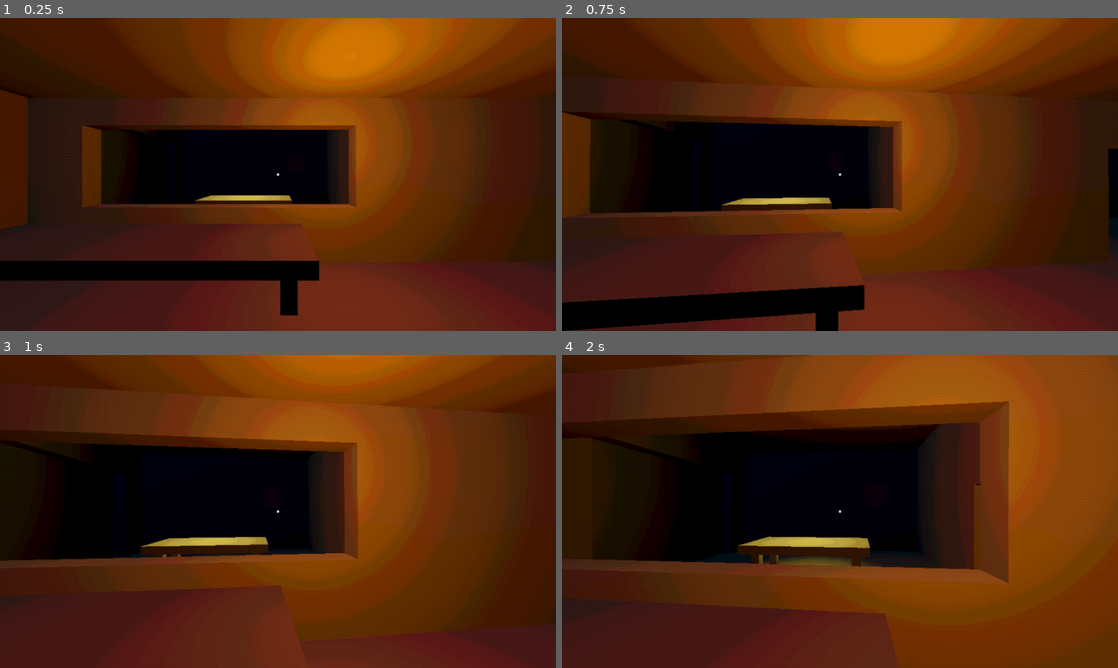
Above: before the commit, frames 1-4 (two rows, left to right).
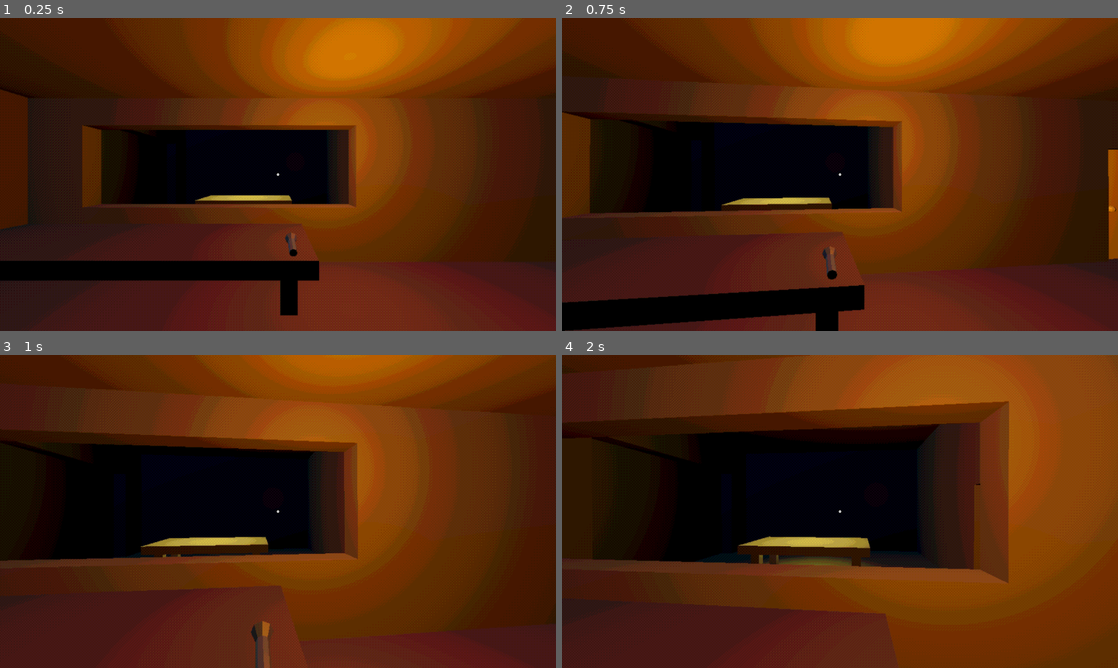
Above: after the commit, the same moments.

Repository: Tzeryushi/The-Filter
Game: Godot game, scene res://scenes/main.tscn
Same seed, same stepped clock (60 frames per second), same inputs: the game is played once before the commit and once after it.
Inputs (mouse positions are in pixels of both pictures, inside the frame that each line leads up to):
- Up to frame 1 (0.25 s): no input
- Up to frame 2 (0.75 s): tap Enter at 0.5 s; move the mouse to (867, 174) at 0.52 s; hold W (move_forward) from 0.53 s (still down); hold G (drop) from 0.53 s (still down)
- Up to frame 3 (1 s): keep holding W (move_forward); keep holding G (drop); tap E (interact) at 0.8 s
- Up to frame 4 (2 s): keep holding W (move_forward); move the mouse to (812, 511) at 1.27 s; release G (drop) at 1.28 s; tap E (interact) at 1.35 s; click (812, 511) at 1.55 s

The runs differ from the first frame. In frame 1, less than 0.1% of the frame differs, in the area x 51-54%, y 68-77%; in frame 2, 0.7%, in the area x 46-100%, y 42-84%; in frame 3, 0.2%; in frame 4, nothing differs.

Commit message:
Working doors, flashlight

Diff:
--- /dev/null
+++ b/assets/interactables/doors/normal_door.gd
@@ -0,0 +1,19 @@
+extends Node3D
+
+
+@export_range(-PI, PI) var rotation_amount : float
+@export var hinge: Node3D
+
+var is_open: bool = false
+var rotation_tween: Tween
+var closed_rotation := Vector3(0,0,0)
+
+@onready var open_rotation := Vector3(0,rotation_amount,0)
+
+
+func _on_interaction_volume_interacted(_interacting_node):
+	var new_rotation: Vector3 = closed_rotation if is_open else open_rotation
+	var time: float = 0.2 if is_open else 1.0
+	rotation_tween = create_tween()
+	rotation_tween.tween_property(hinge, "rotation", new_rotation, time).set_ease(Tween.EASE_OUT).set_trans(Tween.TRANS_QUAD)
+	is_open = !is_open
--- /dev/null
+++ b/assets/interactables/doors/normal_door.tscn
@@ -0,0 +1,38 @@
+[gd_scene load_steps=6 format=3 uid="uid://dmkdd0duqokw8"]
+
+[ext_resource type="Script" path="res://assets/interactables/doors/normal_door.gd" id="1_4pgd3"]
+[ext_resource type="PackedScene" uid="uid://dihcw75ck3svq" path="res://assets/interactables/doors/normal_door.glb" id="2_5b1bb"]
+[ext_resource type="PackedScene" uid="uid://bssfmatokdd48" path="res://assets/interactables/interaction_volume.tscn" id="3_ek57x"]
+
+[sub_resource type="BoxShape3D" id="BoxShape3D_2gpee"]
+size = Vector3(1, 2.1, 0.2)
+
+[sub_resource type="BoxShape3D" id="BoxShape3D_svbtu"]
+size = Vector3(0.245911, 0.300034, 0.525146)
+
+[node name="NormalDoor" type="Node3D" node_paths=PackedStringArray("hinge")]
+script = ExtResource("1_4pgd3")
+rotation_amount = -1.74359
+hinge = NodePath("Hinge")
+
+[node name="Hinge" type="Node3D" parent="."]
+
+[node name="normal_door" parent="Hinge" instance=ExtResource("2_5b1bb")]
+
+[node name="StaticBody3D" type="StaticBody3D" parent="Hinge/normal_door"]
+collision_mask = 0
+
+[node name="CollisionShape3D" type="CollisionShape3D" parent="Hinge/normal_door/StaticBody3D"]
+transform = Transform3D(1, 0, 0, 0, 1, 0, 0, 0, 1, 0.5, 1.05, -2.98023e-08)
+shape = SubResource("BoxShape3D_2gpee")
+
+[node name="InteractionVolume" parent="Hinge" instance=ExtResource("3_ek57x")]
+interaction_text = "Open Door"
+
+[node name="CollisionShape3D" type="CollisionShape3D" parent="Hinge/InteractionVolume"]
+transform = Transform3D(1, 0, 0, 0, 1, 0, 0, 0, 1, 0.855438, 0.961983, 0)
+shape = SubResource("BoxShape3D_svbtu")
+
+[connection signal="interacted" from="Hinge/InteractionVolume" to="." method="_on_interaction_volume_interacted"]
+
+[editable path="Hinge/normal_door"]
--- a/assets/interactables/items/base_item.gd
+++ b/assets/interactables/items/base_item.gd
@@ -1,3 +1,4 @@
+class_name BaseItem
 extends Node3D
 ## Sends an item reference to a player script that interacts with it
 
--- /dev/null
+++ b/assets/interactables/items/flashlight/flashlight.gd
@@ -0,0 +1 @@
+extends BaseItem
--- /dev/null
+++ b/assets/interactables/items/flashlight/flashlight.tscn
@@ -0,0 +1,34 @@
+[gd_scene load_steps=5 format=3 uid="uid://b61q3hx5rb66g"]
+
+[ext_resource type="Script" path="res://assets/interactables/items/flashlight/flashlight.gd" id="1_8lcmn"]
+[ext_resource type="PackedScene" uid="uid://mumrmn8r2oix" path="res://assets/interactables/items/flashlight/flashlight.glb" id="1_xdeg8"]
+[ext_resource type="PackedScene" uid="uid://bssfmatokdd48" path="res://assets/interactables/interaction_volume.tscn" id="3_kacyt"]
+
+[sub_resource type="CapsuleShape3D" id="CapsuleShape3D_kgmrx"]
+radius = 0.150694
+height = 0.608698
+
+[node name="Flashlight" type="Node3D"]
+script = ExtResource("1_8lcmn")
+item_name = "flashlight"
+
+[node name="flashlight" parent="." instance=ExtResource("1_xdeg8")]
+transform = Transform3D(1, 0, 0, 0, 0.0892767, 0.996007, 0, -0.996007, 0.0892767, 0, 0.039987, 0.199468)
+
+[node name="SpotLight3D" type="SpotLight3D" parent="."]
+transform = Transform3D(1, 0, 0, 0, 0.996007, -0.0892767, 0, 0.0892767, 0.996007, 0, 0.0578423, 0.000266209)
+visible = false
+light_color = Color(1, 1, 0.529412, 1)
+light_energy = 4.546
+spot_range = 13.9502
+spot_angle = 17.1704
+
+[node name="InteractionVolume" parent="." instance=ExtResource("3_kacyt")]
+transform = Transform3D(1, 0, 0, 0, 0.996007, -0.0892767, 0, 0.0892767, 0.996007, 0, 0.0578423, 0.000266209)
+interaction_text = "Pick Up Flashlight"
+
+[node name="CollisionShape3D" type="CollisionShape3D" parent="InteractionVolume"]
+transform = Transform3D(1, 0, 0, 0, -4.37114e-08, 1, 0, -1, -4.37114e-08, 0, 0, 0)
+shape = SubResource("CapsuleShape3D_kgmrx")
+
+[connection signal="interacted" from="InteractionVolume" to="." method="_on_interaction_volume_interacted"]
--- a/entities/player/item_manager.gd
+++ b/entities/player/item_manager.gd
@@ -107,9 +107,11 @@
 	if !current_item:
 		return
 	var new_item = current_item.item_resource.item_scene.instantiate()
-	SceneManager.get_top_scene().add_child(new_item)
+
 	new_item.global_position = get_tree().get_first_node_in_group("player").global_position
 	deactivate_item()
+	await anim_player.animation_finished
+	SceneManager.get_top_scene().add_child(new_item)
 	inventory_array.erase(current_item)
 	if !inventory_array.is_empty():
 		current_item = inventory_array.front()
--- a/entities/player/player.tscn
+++ b/entities/player/player.tscn
@@ -13,6 +13,9 @@
 [ext_resource type="Resource" uid="uid://bo76kl8cferhw" path="res://entities/player/player_items/base_item.tres" id="11_f018m"]
 [ext_resource type="PackedScene" uid="uid://etrttby6jwk8" path="res://entities/player/player_resources/player_base_item.glb" id="11_i7f0j"]
 [ext_resource type="Script" path="res://entities/player/player_items/base_player_item.gd" id="12_q322k"]
+[ext_resource type="Script" path="res://entities/player/player_items/flashlight.gd" id="14_wjskm"]
+[ext_resource type="PackedScene" uid="uid://mumrmn8r2oix" path="res://assets/interactables/items/flashlight/flashlight.glb" id="15_ibvv7"]
+[ext_resource type="Resource" uid="uid://cdvtj58x6ma0v" path="res://entities/player/player_items/flashlight.tres" id="15_wh55d"]
 
 [sub_resource type="CapsuleShape3D" id="CapsuleShape3D_iu8e2"]
 radius = 0.207336
@@ -56,6 +59,42 @@
 "update": 0,
 "values": [Vector3(1.32502, 0, 0)]
 }
+tracks/3/type = "value"
+tracks/3/imported = false
+tracks/3/enabled = true
+tracks/3/path = NodePath("Flashlight:position")
+tracks/3/interp = 1
+tracks/3/loop_wrap = true
+tracks/3/keys = {
+"times": PackedFloat32Array(0),
+"transitions": PackedFloat32Array(1),
+"update": 0,
+"values": [Vector3(0, 1.37255, 0)]
+}
+tracks/4/type = "value"
+tracks/4/imported = false
+tracks/4/enabled = true
+tracks/4/path = NodePath("Flashlight:rotation")
+tracks/4/interp = 1
+tracks/4/loop_wrap = true
+tracks/4/keys = {
+"times": PackedFloat32Array(0),
+"transitions": PackedFloat32Array(1),
+"update": 0,
+"values": [Vector3(-1.45552, 0, 0)]
+}
+tracks/5/type = "value"
+tracks/5/imported = false
+tracks/5/enabled = true
+tracks/5/path = NodePath("Flashlight:visible")
+tracks/5/interp = 1
+tracks/5/loop_wrap = true
+tracks/5/keys = {
+"times": PackedFloat32Array(0),
+"transitions": PackedFloat32Array(1),
+"update": 1,
+"values": [false]
+}
 
 [sub_resource type="Animation" id="Animation_evmqe"]
 resource_name = "base_item activate"
@@ -132,6 +171,87 @@
 tracks/2/loop_wrap = true
 tracks/2/keys = {
 "times": PackedFloat32Array(0, 0.1),
+"transitions": PackedFloat32Array(1, 1),
+"update": 1,
+"values": [true, false]
+}
+
+[sub_resource type="Animation" id="Animation_nqju2"]
+resource_name = "flashlight_activate"
+length = 0.4
+step = 0.05
+tracks/0/type = "value"
+tracks/0/imported = false
+tracks/0/enabled = true
+tracks/0/path = NodePath("Flashlight:position")
+tracks/0/interp = 1
+tracks/0/loop_wrap = true
+tracks/0/keys = {
+"times": PackedFloat32Array(0, 0.4),
+"transitions": PackedFloat32Array(0.277393, 1),
+"update": 0,
+"values": [Vector3(0, 1.37255, 0), Vector3(0.178292, 1.37255, -0.120309)]
+}
+tracks/1/type = "value"
+tracks/1/imported = false
+tracks/1/enabled = true
+tracks/1/path = NodePath("Flashlight:rotation")
+tracks/1/interp = 1
+tracks/1/loop_wrap = true
+tracks/1/keys = {
+"times": PackedFloat32Array(0, 0.4),
+"transitions": PackedFloat32Array(0.277393, 1),
+"update": 0,
+"values": [Vector3(-1.45552, 0, 0), Vector3(0, 0, 0)]
+}
+tracks/2/type = "value"
+tracks/2/imported = false
+tracks/2/enabled = true
+tracks/2/path = NodePath("Flashlight:visible")
+tracks/2/interp = 1
+tracks/2/loop_wrap = true
+tracks/2/keys = {
+"times": PackedFloat32Array(0, 0.05),
+"transitions": PackedFloat32Array(1, 1),
+"update": 1,
+"values": [false, true]
+}
+
+[sub_resource type="Animation" id="Animation_q75sy"]
+resource_name = "flashlight_deactivate"
+length = 0.3
+tracks/0/type = "value"
+tracks/0/imported = false
+tracks/0/enabled = true
+tracks/0/path = NodePath("Flashlight:position")
+tracks/0/interp = 1
+tracks/0/loop_wrap = true
+tracks/0/keys = {
+"times": PackedFloat32Array(0, 0.1, 0.3),
+"transitions": PackedFloat32Array(2.07053, 1.86607, 1),
+"update": 0,
+"values": [Vector3(0.178292, 1.37255, -0.120309), Vector3(0.137107, 1.31606, -0.201271), Vector3(0.0547386, 1.20308, -0.156084)]
+}
+tracks/1/type = "value"
+tracks/1/imported = false
+tracks/1/enabled = true
+tracks/1/path = NodePath("Flashlight:rotation")
+tracks/1/interp = 1
+tracks/1/loop_wrap = true
+tracks/1/keys = {
+"times": PackedFloat32Array(0, 0.1, 0.3),
+"transitions": PackedFloat32Array(2.07053, 1.86607, 1),
+"update": 0,
+"values": [Vector3(0, 0, 0), Vector3(-0.172014, 0, 0), Vector3(-1.50407, 0, 0)]
+}
+tracks/2/type = "value"
+tracks/2/imported = false
+tracks/2/enabled = true
+tracks/2/path = NodePath("Flashlight:visible")
+tracks/2/interp = 1
+tracks/2/loop_wrap = true
+tracks/2/keys = {
+"times": PackedFloat32Array(0, 0.3),
 "transitions": PackedFloat32Array(1, 1),
 "update": 1,
 "values": [true, false]
@@ -141,7 +261,9 @@
 _data = {
 "RESET": SubResource("Animation_y0lm7"),
 "base_item_activate": SubResource("Animation_evmqe"),
-"base_item_deactivate": SubResource("Animation_1iyic")
+"base_item_deactivate": SubResource("Animation_1iyic"),
+"flashlight_activate": SubResource("Animation_nqju2"),
+"flashlight_deactivate": SubResource("Animation_q75sy")
 }
 
 [node name="Player" type="CharacterBody3D" node_paths=PackedStringArray("state_manager", "item_manager") groups=["player"]]
@@ -239,7 +361,7 @@
 script = ExtResource("8_3ahaa")
 camera = NodePath("..")
 anim_player = NodePath("InventoryRig/AnimationPlayer")
-item_ref_array = [NodePath("InventoryRig/BasePlayerItem")]
+item_ref_array = [NodePath("InventoryRig/BasePlayerItem"), NodePath("InventoryRig/Flashlight")]
 
 [node name="InventoryRig" type="Node3D" parent="PlayerCamera/ItemManager"]
 
@@ -256,5 +378,21 @@
 
 [node name="player_base_item" parent="PlayerCamera/ItemManager/InventoryRig/BasePlayerItem" instance=ExtResource("11_i7f0j")]
 
+[node name="Flashlight" type="Node3D" parent="PlayerCamera/ItemManager/InventoryRig"]
+transform = Transform3D(1, 0, 0, 0, 0.115024, 0.993363, 0, -0.993363, 0.115024, 0, 1.37255, 0)
+visible = false
+script = ExtResource("14_wjskm")
+item_resource = ExtResource("15_wh55d")
+
+[node name="flashlight" parent="PlayerCamera/ItemManager/InventoryRig/Flashlight" instance=ExtResource("15_ibvv7")]
+transform = Transform3D(1, 0, 0, 0, -4.37114e-08, 1, 0, -1, -4.37114e-08, 0, 0, 0.179616)
+
+[node name="SpotLight3D" type="SpotLight3D" parent="PlayerCamera/ItemManager/InventoryRig/Flashlight"]
+light_color = Color(1, 1, 0.662745, 1)
+light_energy = 4.546
+light_volumetric_fog_energy = 3.0
+spot_range = 24.397
+spot_angle = 20.0013
+
 [connection signal="detected" from="PlayerCamera/InteractionRay" to="PlayerCamera" method="_on_interaction_ray_detected"]
 [connection signal="detections_ceased" from="PlayerCamera/InteractionRay" to="PlayerCamera" method="_on_interaction_ray_detections_ceased"]
--- a/entities/player/player_item.gd
+++ b/entities/player/player_item.gd
@@ -26,8 +26,10 @@
 func process_physics(_delta: float) -> void:
 	pass
 
+
 func use() -> void:
 	pass
 
+
 func get_item_name() -> String:
 	return item_resource.item_name
--- /dev/null
+++ b/entities/player/player_items/flashlight.gd
@@ -0,0 +1,4 @@
+extends PlayerItem
+
+
+var is_on : bool = false
--- /dev/null
+++ b/entities/player/player_items/flashlight.tres
@@ -0,0 +1,13 @@
+[gd_resource type="Resource" script_class="ItemResource" load_steps=3 format=3 uid="uid://cdvtj58x6ma0v"]
+
+[ext_resource type="Script" path="res://entities/player/item_resource.gd" id="1_1xpr5"]
+[ext_resource type="PackedScene" uid="uid://b61q3hx5rb66g" path="res://assets/interactables/items/flashlight/flashlight.tscn" id="1_54omr"]
+
+[resource]
+script = ExtResource("1_1xpr5")
+item_name = "flashlight"
+activate_anim = "flashlight_activate"
+deactivate_anim = "flashlight_deactivate"
+use_anim = "flashlight_use"
+stop_use_anim = "flashlight_stop_use"
+item_scene = ExtResource("1_54omr")
--- a/scenes/levels/base_level.tscn
+++ b/scenes/levels/base_level.tscn
@@ -1,10 +1,12 @@
-[gd_scene load_steps=30 format=3 uid="uid://bu861e1jefhnb"]
+[gd_scene load_steps=32 format=3 uid="uid://bu861e1jefhnb"]
 
 [ext_resource type="Shader" path="res://resources/shaders/ps1_post.gdshader" id="1_qbfm8"]
 [ext_resource type="PackedScene" uid="uid://5pk37duhk7ys" path="res://entities/player/player.tscn" id="2_g3vgq"]
 [ext_resource type="PackedScene" uid="uid://dicw3t6guwoas" path="res://assets/interactables/example_interactable.tscn" id="3_qq2hn"]
 [ext_resource type="PackedScene" uid="uid://cijilfwjhqhjc" path="res://assets/environments/hallway.glb" id="4_jo4be"]
 [ext_resource type="PackedScene" uid="uid://kk3y28vjjn1y" path="res://assets/environments/interrogation_rooms.glb" id="5_oxn2n"]
+[ext_resource type="PackedScene" uid="uid://dmkdd0duqokw8" path="res://assets/interactables/doors/normal_door.tscn" id="6_2g6o2"]
+[ext_resource type="PackedScene" uid="uid://b61q3hx5rb66g" path="res://assets/interactables/items/flashlight/flashlight.tscn" id="7_lhejl"]
 
 [sub_resource type="ConcavePolygonShape3D" id="ConcavePolygonShape3D_48sm3"]
 data = PackedVector3Array(-2.8, 0, 3.9999, 0, 0, 0, 0, 0, 3.9999, -2.8, 0, 3.9999, -2.8, 0, 0, 0, 0, 0)
@@ -247,9 +249,16 @@
 spot_range = 4.6257
 spot_angle = 44.3966
 
+[node name="NormalDoor" parent="SubViewportContainer/SubViewport/GameSpace" instance=ExtResource("6_2g6o2")]
+transform = Transform3D(-1, 0, 8.74228e-08, 0, 1, 0, -8.74228e-08, 0, -1, -51, 0, -16.8)
+rotation_amount = 1.57041
+
 [node name="GUI" type="CanvasLayer" parent="."]
 
 [node name="PauseMenu" type="CanvasLayer" parent="."]
+
+[node name="Flashlight" parent="." instance=ExtResource("7_lhejl")]
+transform = Transform3D(1, 0, 0, 0, 1, 0, 0, 0, 1, -57.2584, 0.700001, -15.3188)
 
 [editable path="SubViewportContainer/SubViewport/GameSpace/hallway"]
 [editable path="SubViewportContainer/SubViewport/GameSpace/interrogation_rooms"]
Binary file changed: assets/interactables/doors/normal_door.glb
Binary file added: assets/interactables/items/flashlight/flashlight.glb
Not shown, added: assets/interactables/items/flashlight/flashlight.glb.import
Not shown: 1 places in entities/player/player.tscn that only renumber resources
Not shown, changed: resources/blend_files/level_base.blend
Not shown, added: resources/blend_files/level_base.blend1
